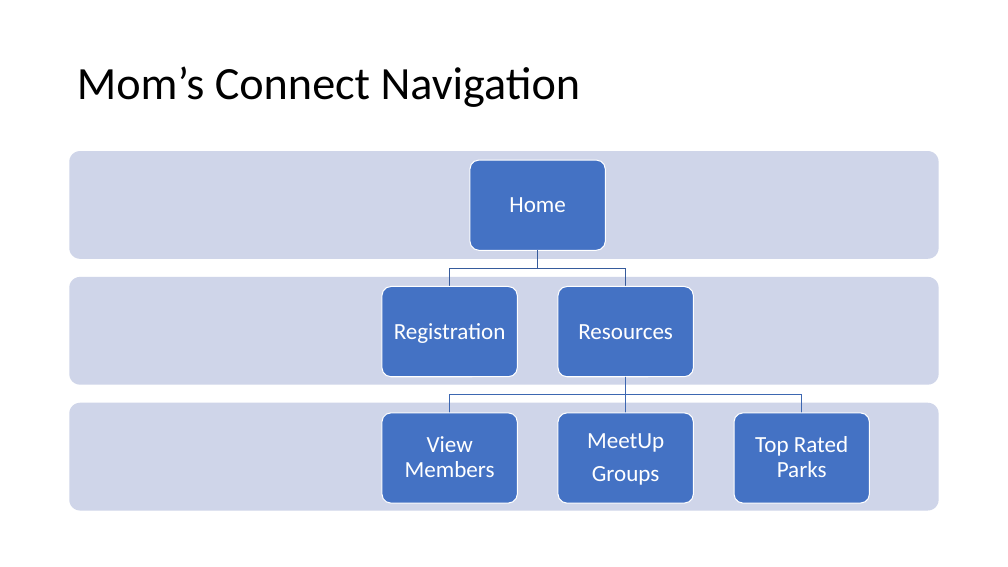
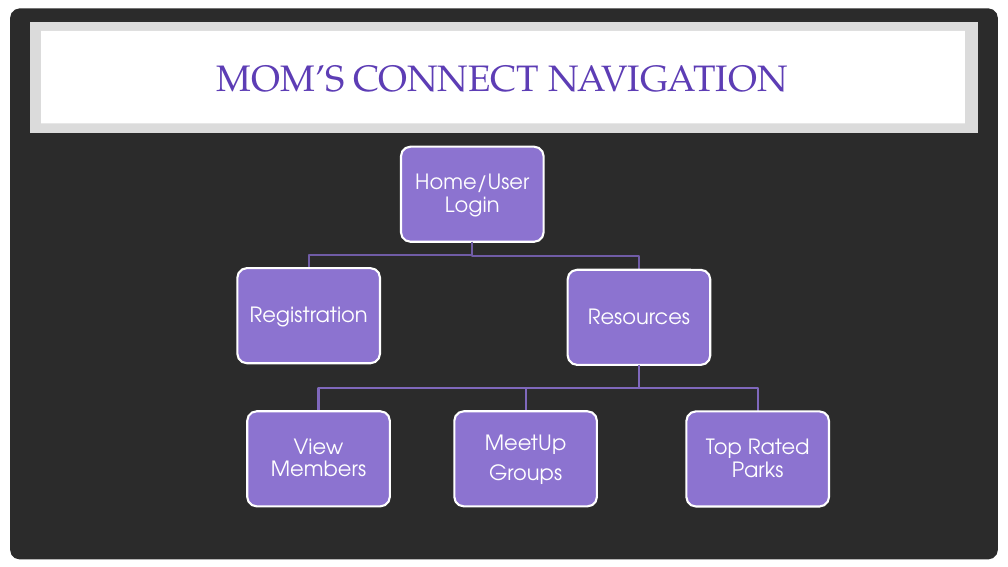
Before and after one commit to DukeDog37/MomsConnectPrj1, a slide deck: slide 6 of Presentation1.pptx. Drawn at 1008x567 pixels with LibreOffice and Linux fonts; fonts in the diff are those of the drawing; background and template pictures are left out; a plain dark background stands for a picture behind light text. Boxes give left, top, right and bottom in pixels: in the first picture for what was removed or moved away, otherwise in the second. Text is boxed around its words. In the diff, an @@ line names an element or a change of style, - is before the commit and + after.

```diff
--- a/Presentation1.pptx
+++ b/Presentation1.pptx
@@ background #FFFFFF to picture (left out) @@
@@ rectangle added at [0,0,1008,567], fill #FFFFFF @@
@@ rounded rectangle added at [10,8,998,560], fill #FFFFFF @@
@@ rectangle added at [30,23,978,132], fill #FFFFFF at 83% opacity @@
@@ rectangle added at [41,31,965,123], fill #FFFFFF @@
@@ title at [217,65,788,92]: text changed; size 44 to 35 pt; font Calibri to TeX Gyre Pagella; text colour #000000 to #5D3DB5 @@
-Mom’s Connect Navigation
+MOM’S CONNECT NAVIGATION
@@ fill #4472C4 to #8C73D0; outline #FFFFFF 1 pt to #FFFFFF 2 pt in 4 elements at [568,270,711,365], [687,411,830,507], [454,411,597,507], [401,147,544,242] @@
@@ rounded rectangle: place and size @@
-rounded rectangle at [470,160,606,250]
+rounded rectangle at [401,147,544,242]
@@ text at [415,173,529,217]: text changed; size 22 to 20 pt; font Calibri to TeX Gyre Adventor @@
-Home
+Home/User Login
@@ freeform shape: place and size @@
-freeform shape at [538,250,625,287]
+freeform shape at [473,242,639,270]
@@ freeform shape at [473,242,639,270]: outline #365B9D 1 pt to #705CA7 2 pt @@
@@ size 22 to 20 pt, font Calibri to TeX Gyre Adventor in 5 elements at [588,308,690,324], [706,438,810,477], [485,434,567,484], [271,438,366,476], [250,306,368,327] @@
@@ text "Registration": place and size @@
-text "Registration" at [394,323,506,343]
+text "Registration" at [250,306,368,327]
@@ rounded rectangle: place and size @@
-rounded rectangle at [558,287,693,377]
+rounded rectangle at [568,270,711,365]
@@ text "Resources": place and size @@
-text "Resources" at [578,324,673,339]
+text "Resources" at [588,308,690,324]
@@ freeform shape at [526,365,639,411]: outline #3E67B2 1 pt to #7F68BD 2 pt @@
@@ freeform shape: place and size @@
-freeform shape at [450,377,626,413]
+freeform shape at [526,365,639,411]
@@ freeform shape: place and size @@
-freeform shape at [626,377,802,413]
+freeform shape at [639,365,758,411]
@@ freeform shape at [639,365,758,411]: outline #3E67B2 1 pt to #7F68BD 2 pt @@
@@ group added at [237,242,639,507]: 2 freeform shapes, 2 rounded rectangles @@
@@ text "View Members": place and size @@
-text "View Members" at [405,436,495,477]
+text "View Members" at [271,438,366,476]
@@ rounded rectangle: place and size @@
-rounded rectangle at [382,413,517,503]
+rounded rectangle at [454,411,597,507]
@@ text "MeetUp": place and size @@
-text "MeetUp" at [587,433,664,485]
+text "MeetUp" at [485,434,567,484]
@@ group removed at [70,151,939,511]: 5 rounded rectangles, 2 freeform shapes @@
@@ rounded rectangle: place and size @@
-rounded rectangle at [734,413,870,503]
+rounded rectangle at [687,411,830,507]
@@ text "Top Rated Parks": place and size @@
-text "Top Rated Parks" at [755,436,848,477]
+text "Top Rated Parks" at [706,438,810,477]
```
Also in this commit, not shown: 5 other slides changed, 2 slides added, 1 slide removed.
